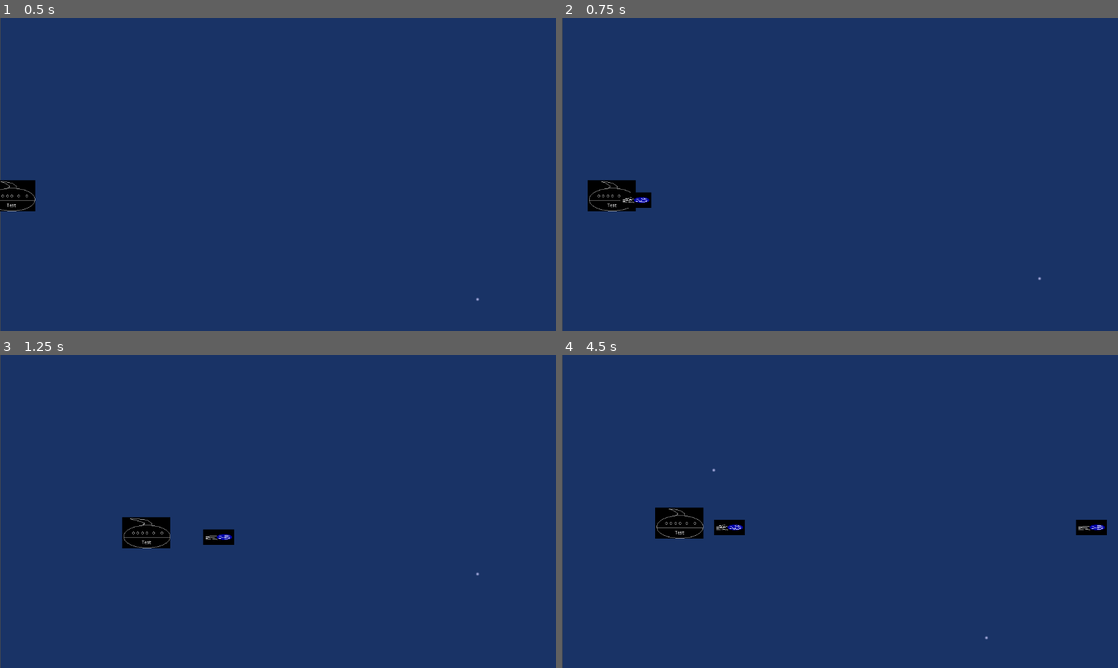
Above: before the commit, frames 1-4 (two rows, left to right).
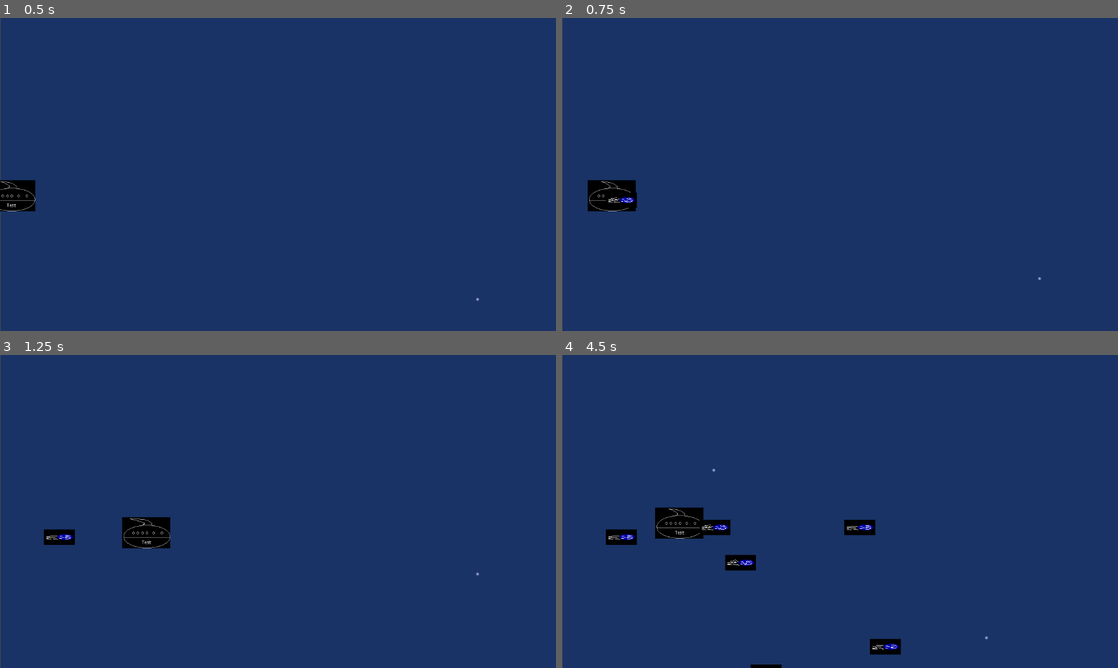
Above: after the commit, the same moments.

Repository: atakanaksit13211/untitled-shmup
Game: Godot game, scene res://scenes/playing_field.tscn
Same seed, same stepped clock (60 frames per second), same inputs: the game is played once before the commit and once after it. Before the commit the project starts from res://playing_field.tscn.
Inputs:
- Up to frame 1 (0.5 s): no input
- Up to frame 2 (0.75 s): tap Enter at 0.5 s; hold D (move_right) from 0.53 s (still down); tap Space (shoot) at 0.6 s
- Up to frame 3 (1.25 s): keep holding D (move_right)
- Up to frame 4 (4.5 s): release D (move_right) at 1.28 s; hold S (move_down) 1.28-2.03 s; tap Space (shoot) every 0.75 s from 1.35 to 4.35 s; hold D (move_right) 2.03-2.78 s; hold W (move_up) 2.78-3.53 s; hold A (move_left) from 3.53 s (still down)

Frame 1 is identical in both runs. In frame 2, 0.2% of the frame differs, in the area x 7-17%, y 55-61%; in frame 3, 0.5%; in frame 4, 1.7%, in the area x 7-98%, y 52-100%.
Error after the commit: Invalid operands 'Vector2' and 'Nil' in operator '*'. (res://scripts/test_bullet.gd:26)

Commit message:
change directory structure

Diff:
--- a/player.tscn
+++ b/scenes/player.tscn
@@ -1,7 +1,7 @@
 [gd_scene load_steps=10 format=3 uid="uid://bh3p2wu2anneo"]
 
-[ext_resource type="Texture2D" uid="uid://bbi5a30gt06hy" path="res://sprites/loading_1.png" id="1_4flbx"]
-[ext_resource type="Script" uid="uid://crp75g7nn27ya" path="res://player.gd" id="1_onrkg"]
+[ext_resource type="Texture2D" uid="uid://bbi5a30gt06hy" path="res://assets/sprites/loading_1.png" id="1_4flbx"]
+[ext_resource type="Script" uid="uid://crp75g7nn27ya" path="res://scripts/player.gd" id="1_onrkg"]
 
 [sub_resource type="AtlasTexture" id="AtlasTexture_onrkg"]
 atlas = ExtResource("1_4flbx")
--- a/playing_field.tscn
+++ b/scenes/playing_field.tscn
@@ -1,8 +1,8 @@
 [gd_scene load_steps=4 format=3 uid="uid://hii1ibvq2ebq"]
 
-[ext_resource type="Script" uid="uid://byfbs7dalwpto" path="res://playing_field.gd" id="1_ct7jv"]
-[ext_resource type="PackedScene" uid="uid://bh3p2wu2anneo" path="res://player.tscn" id="1_fjfaw"]
-[ext_resource type="PackedScene" uid="uid://csq0smwg6g4a6" path="res://level_test.tscn" id="3_75pwy"]
+[ext_resource type="Script" uid="uid://byfbs7dalwpto" path="res://scripts/playing_field.gd" id="1_ct7jv"]
+[ext_resource type="PackedScene" uid="uid://bh3p2wu2anneo" path="res://scenes/player.tscn" id="1_fjfaw"]
+[ext_resource type="PackedScene" uid="uid://csq0smwg6g4a6" path="res://scenes/level_test.tscn" id="3_75pwy"]
 
 [node name="Playing_Field" type="Node2D"]
 script = ExtResource("1_ct7jv")
--- a/test_bullet.tscn
+++ b/scenes/test_bullet.tscn
@@ -1,29 +1,29 @@
 [gd_scene load_steps=10 format=3 uid="uid://bwxbegi4ecwyk"]
 
-[ext_resource type="Script" uid="uid://dt0wxbtrhiebb" path="res://test_bullet.gd" id="1_1meno"]
-[ext_resource type="Texture2D" uid="uid://d2eyxsrau741x" path="res://sprites/loading_2.png" id="1_8iqr7"]
+[ext_resource type="Script" uid="uid://dt0wxbtrhiebb" path="res://scripts/test_bullet.gd" id="1_e3aac"]
+[ext_resource type="Texture2D" uid="uid://d2eyxsrau741x" path="res://assets/sprites/loading_2.png" id="2_u7x4a"]
 
 [sub_resource type="CapsuleShape2D" id="CapsuleShape2D_d2don"]
 radius = 5.0
 
 [sub_resource type="AtlasTexture" id="AtlasTexture_1meno"]
-atlas = ExtResource("1_8iqr7")
+atlas = ExtResource("2_u7x4a")
 region = Rect2(0, 0, 64, 32)
 
 [sub_resource type="AtlasTexture" id="AtlasTexture_di5d5"]
-atlas = ExtResource("1_8iqr7")
+atlas = ExtResource("2_u7x4a")
 region = Rect2(64, 0, 64, 32)
 
 [sub_resource type="AtlasTexture" id="AtlasTexture_ri6l1"]
-atlas = ExtResource("1_8iqr7")
+atlas = ExtResource("2_u7x4a")
 region = Rect2(128, 0, 64, 32)
 
 [sub_resource type="AtlasTexture" id="AtlasTexture_ccb3f"]
-atlas = ExtResource("1_8iqr7")
+atlas = ExtResource("2_u7x4a")
 region = Rect2(192, 0, 64, 32)
 
 [sub_resource type="AtlasTexture" id="AtlasTexture_es6rm"]
-atlas = ExtResource("1_8iqr7")
+atlas = ExtResource("2_u7x4a")
 region = Rect2(256, 0, 64, 32)
 
 [sub_resource type="SpriteFrames" id="SpriteFrames_hsjo5"]
@@ -51,7 +51,9 @@
 
 [node name="test_bullet" type="Area2D"]
 collision_mask = 0
-script = ExtResource("1_1meno")
+script = ExtResource("1_e3aac")
+bullet_speed = null
+bullet_direction = null
 
 [node name="CollisionShape2D" type="CollisionShape2D" parent="."]
 position = Vector2(12, 0)
--- a/test_bullet.gd
+++ b/scripts/test_bullet.gd
@@ -8,7 +8,7 @@
 @export var bullet_direction = Vector2.RIGHT # which direction the bullet will move by default (vec2).
 var screen_size # Size of the game window.d
 
-const my_scene: PackedScene = preload("res://test_bullet.tscn")
+const my_scene: PackedScene = preload("res://scenes/test_bullet.tscn")
 
 
 
Renamed: sprites/loading_1.png -> assets/sprites/loading_1.png
Not shown, changed: assets/sprites/loading_1.png.import
Renamed: sprites/loading_2.png -> assets/sprites/loading_2.png
Not shown, changed: assets/sprites/loading_2.png.import
Renamed: sprites/temp.gif -> assets/sprites/temp.gif
Renamed: sprites/test_bullet.gif -> assets/sprites/test_bullet.gif
Renamed: sprites/test_ship.gif -> assets/sprites/test_ship.gif
Renamed: level_test.tscn -> scenes/level_test.tscn
Renamed: player.gd -> scripts/player.gd
Renamed: player.gd.uid -> scripts/player.gd.uid
Renamed: playing_field.gd -> scripts/playing_field.gd
Renamed: playing_field.gd.uid -> scripts/playing_field.gd.uid
(and 1 more such lines)
